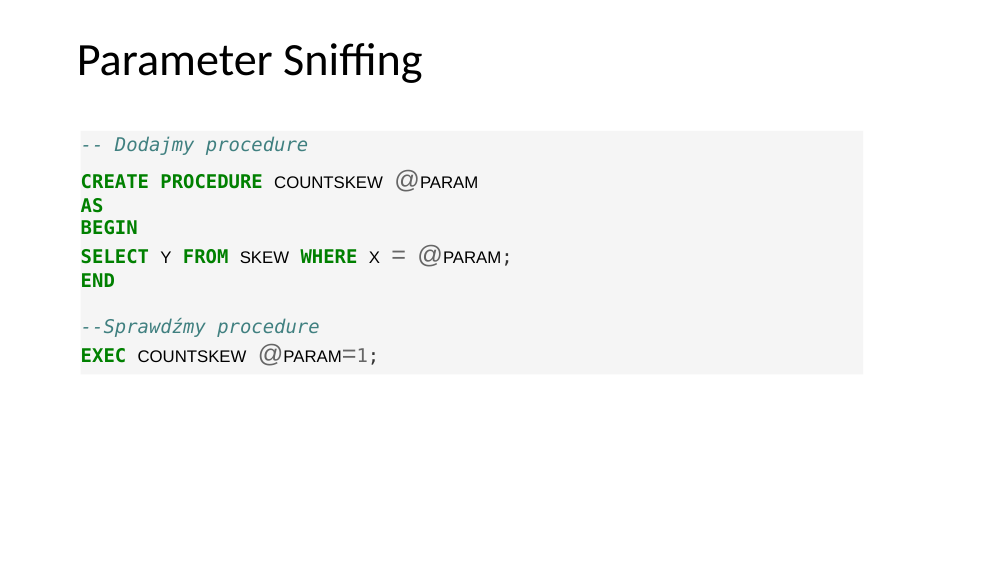
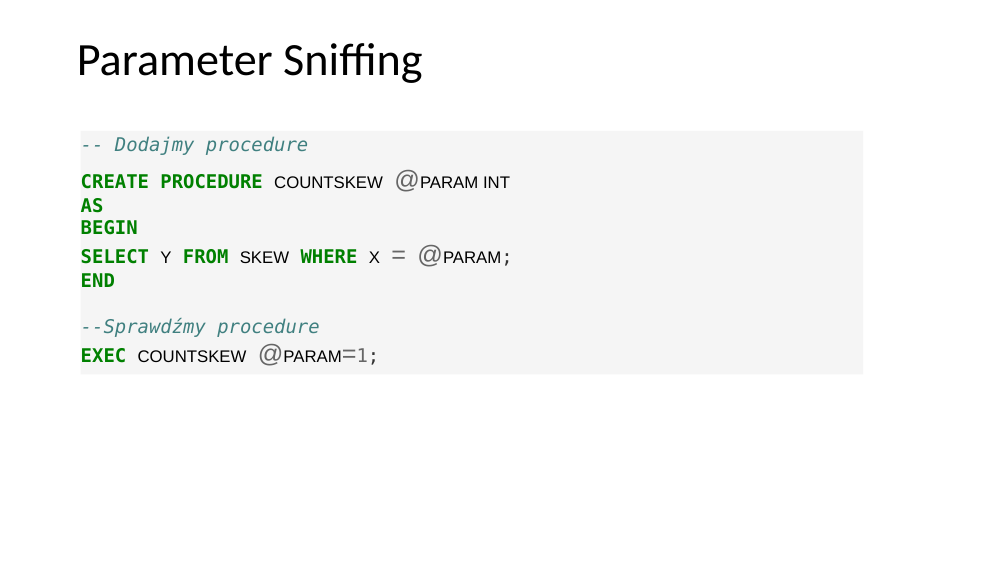
Before and after one commit to mpenarprz/BazyDanychI4, a slide deck: slide 32 of Laboratorium/7. Strojenie.pptx. Drawn at 1008x567 pixels with LibreOffice and Linux fonts; fonts in the diff are those of the drawing. Boxes give left, top, right and bottom in pixels: in the first picture for what was removed or moved away, otherwise in the second. Text is boxed around its words. In the diff, an @@ line names an element or a change of style, - is before the commit and + after.

```diff
--- a/Laboratorium/7. Strojenie.pptx
+++ b/Laboratorium/7. Strojenie.pptx
@@ text in rectangle at (81,174,510,189): text changed; size 18 to 16 pt; font DejaVu Sans Mono to Arial; text colour #008000 to #000000; bold off @@
-CREATE PROCEDURE COUNTSKEW @PARAM
+CREATE PROCEDURE COUNTSKEW @PARAM INT
```
Also in this commit, not shown: 3 other files.
